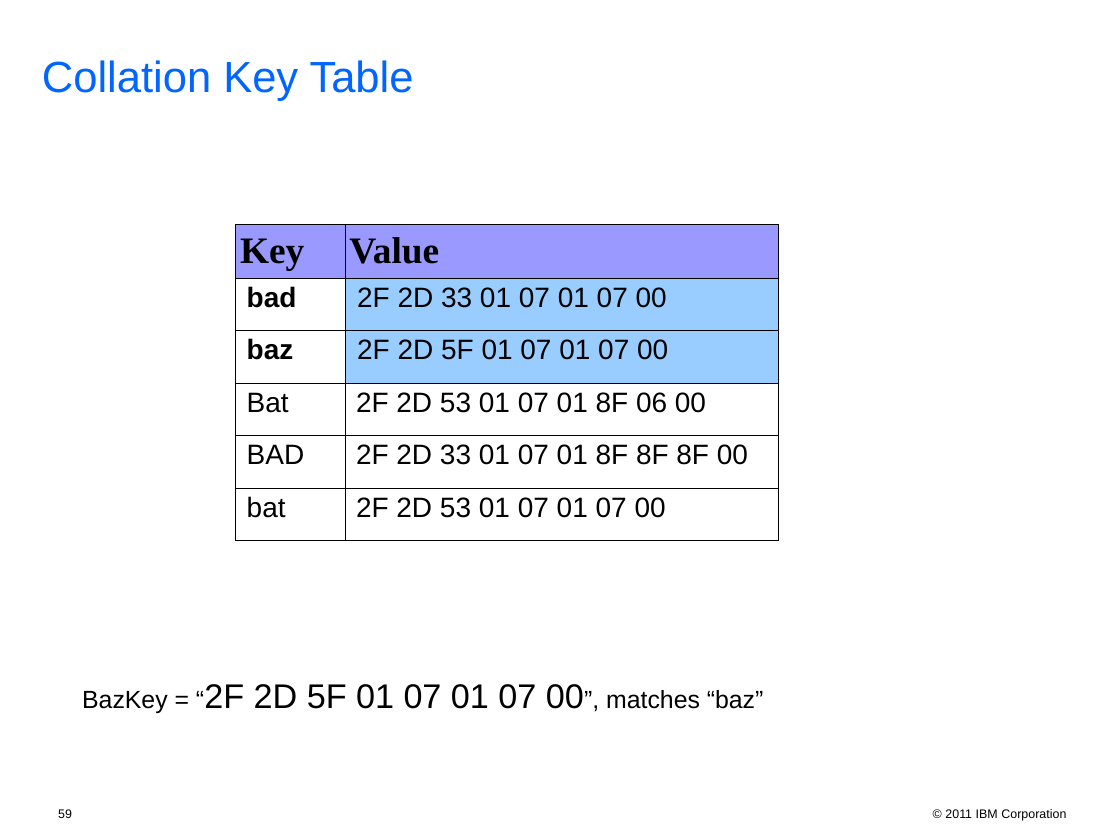
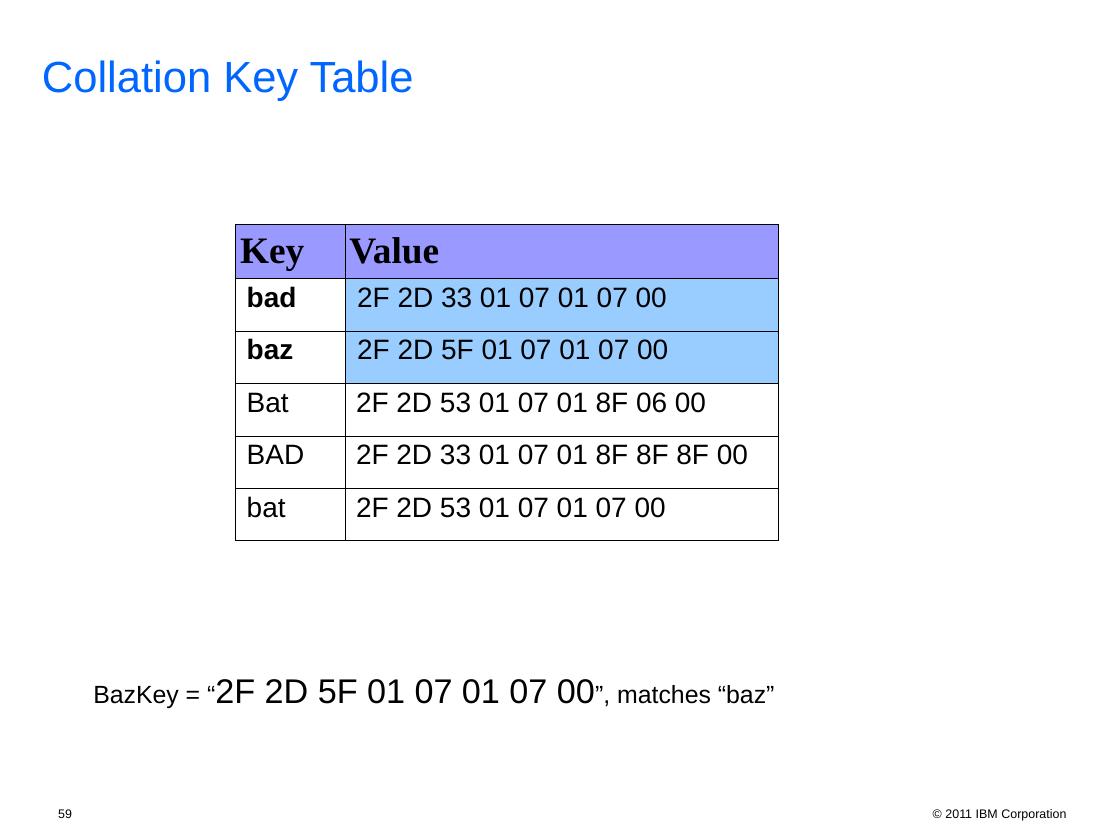
Before and after one commit to unicode-org/icu-docs, a slide deck: slide 59 of docs/pres/icu_workshop.ppt. Drawn at 1120x840 pixels with LibreOffice and Linux fonts; fonts in the diff are those of the drawing; background and template pictures are left out. Boxes give left, top, right and bottom in pixels: in the first picture for what was removed or moved away, otherwise in the second. Text is boxed around its words. In the diff, an @@ line names an element or a change of style, - is before the commit and + after.

```diff
--- a/docs/pres/icu_workshop.ppt
+++ b/docs/pres/icu_workshop.ppt
@@ text "BazKey = “2F 2D 5F ...": place and size @@
-text "BazKey = “2F 2D 5F ..." at bbox=[82, 684, 764, 713]
+text "BazKey = “2F 2D 5F ..." at bbox=[93, 679, 775, 708]
@@ text "BazKey = “2F 2D 5F ..." at bbox=[93, 679, 775, 708]: line spacing 0.93 to 1 @@
```
Also in this commit, not shown: 12 other slides changed, 2 other files.
